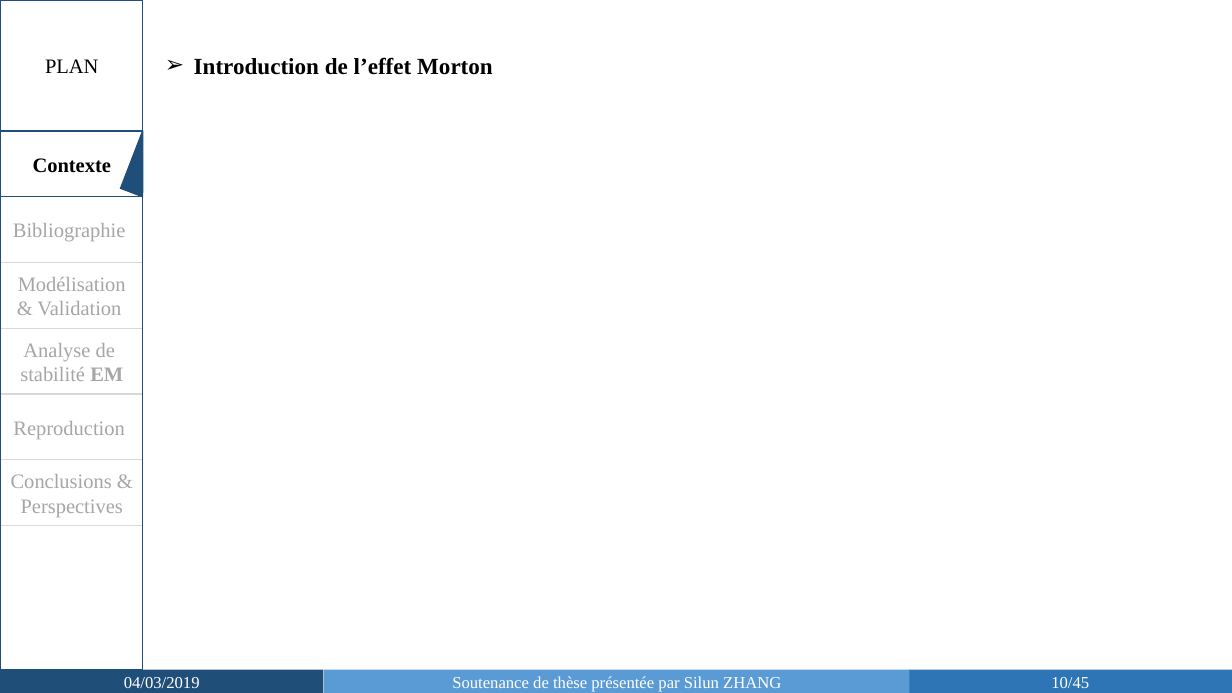
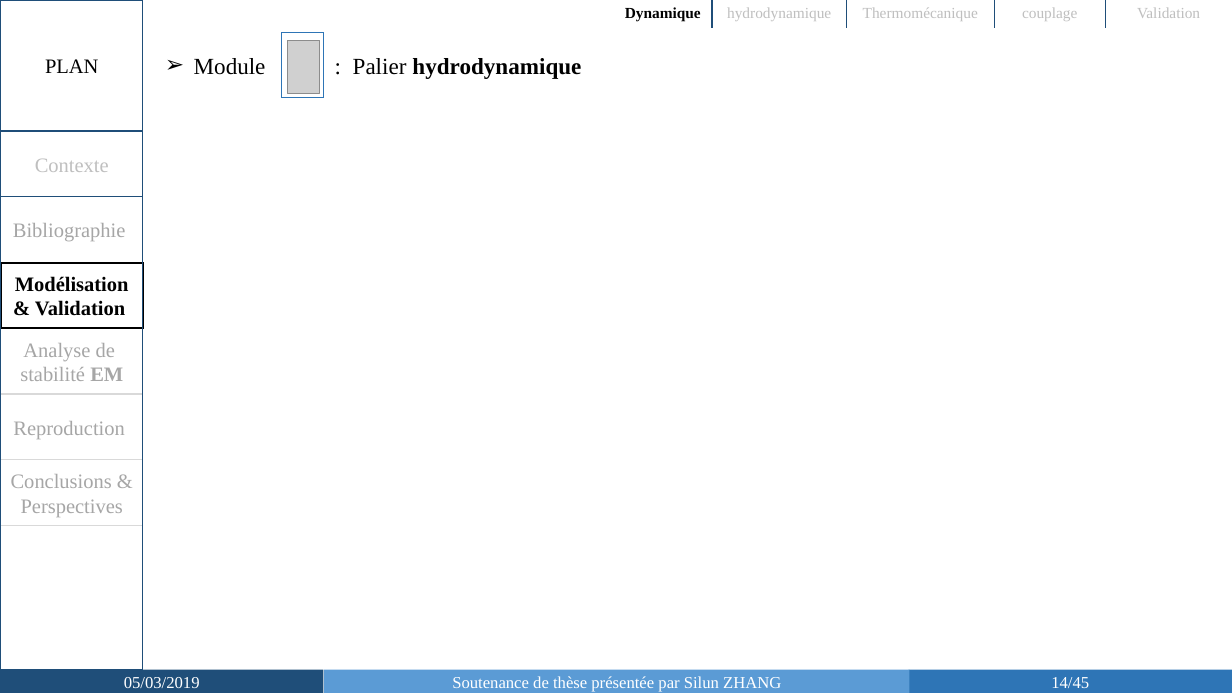
Before and after one commit to SilunZ/SoutenanceThese, a slide deck: slide 14 of Soutenance_Silun ZHANG-slides.pptx (slide 10 before the commit). Drawn at 1232x693 pixels with LibreOffice and Linux fonts; fonts in the diff are those of the drawing; grey boxes stand for pictures. Boxes give left, top, right and bottom in pixels: in the first picture for what was removed or moved away, otherwise in the second. Text is boxed around its words. In the diff, an @@ line names an element or a change of style, - is before the commit and + after.

```diff
--- a/Soutenance_Silun ZHANG-slides.pptx
+++ b/Soutenance_Silun ZHANG-slides.pptx
@@ table added at (x1=614, y1=0, x2=1232, y2=28), 1 rows, 5 columns @@
+Dynamique | hydrodynamique | Thermomécanique | couplage | Validation
@@ text at (x1=194, y1=58, x2=581, y2=79): text changed @@
-➢ Introduction de l’effet Morton
+➢ Module : Palier hydrodynamique
@@ rectangle added at (x1=282, y1=32, x2=323, y2=97), fill #FFFFFF, outline #2E75B6 1 pt @@
@@ picture added at (x1=287, y1=40, x2=320, y2=92) @@
@@ rectangle "Contexte" at (x1=1, y1=131, x2=143, y2=197): text colour #000000 to #BFBFBF, bold off @@
@@ right triangle removed at (x1=121, y1=131, x2=166, y2=197) @@
@@ rectangle "Modélisation & Validation" at (x1=1, y1=262, x2=143, y2=328): text colour #A6A6A6 to #000000, bold on; outline #D9D9D9 1 pt to #000000 1.5 pt @@
@@ text in rectangle at (x1=124, y1=677, x2=200, y2=688): text changed @@
-04/03/2019
+05/03/2019
@@ page number at (x1=1051, y1=677, x2=1089, y2=688): text changed @@
-10/45
+14/45
```
Also in this commit, not shown: 19 other slides changed, 5 slides added, 2 other files.
